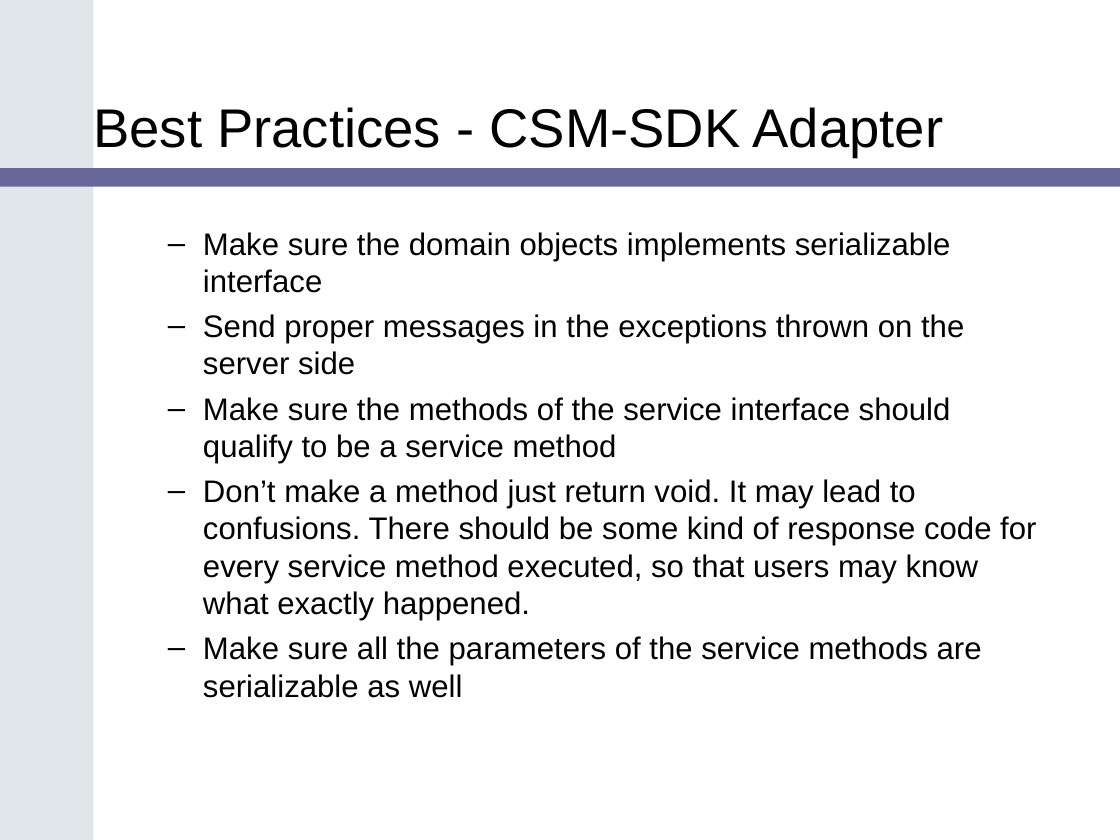
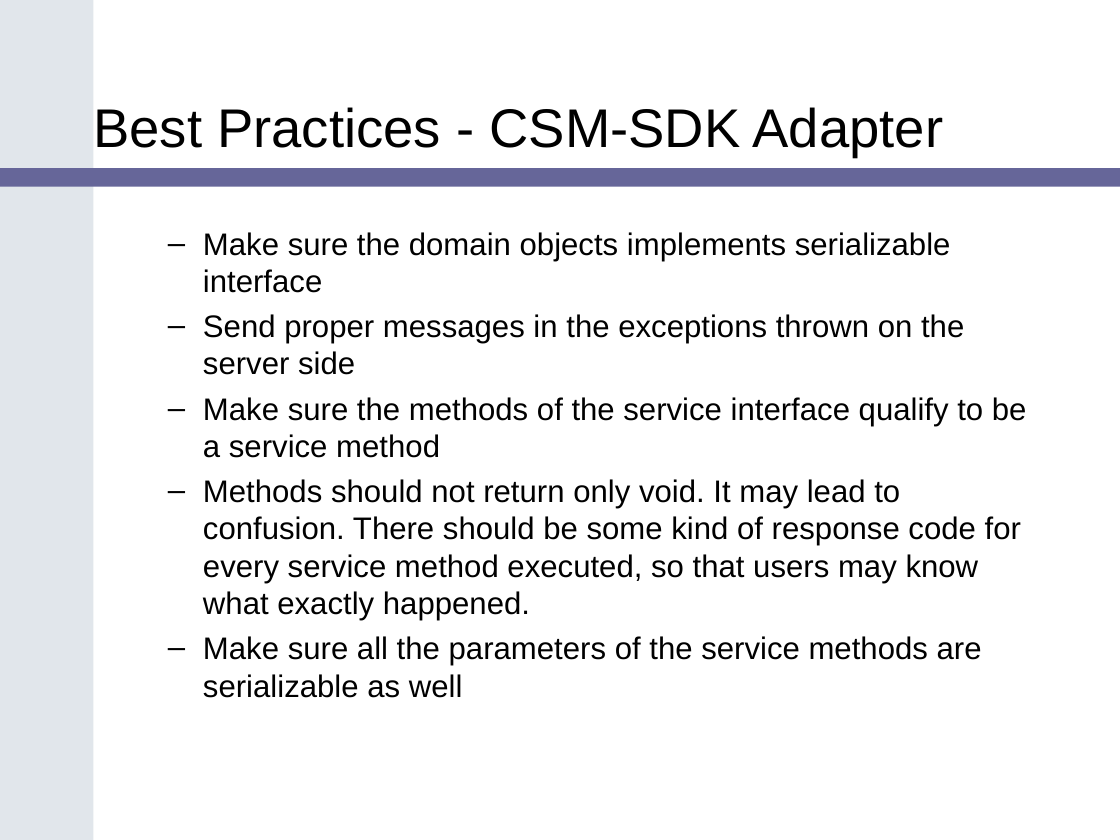
Before and after one commit to CBIIT/common-security-module-docs, a slide deck: slide 14 of Presentations/SDK_Bootcamp_CSM_v1.ppt. Drawn at 1120x840 pixels with LibreOffice and Linux fonts; fonts in the diff are those of the drawing; background and template pictures are left out. Boxes give left, top, right and bottom in pixels: in the first picture for what was removed or moved away, otherwise in the second. Text is boxed around its words. In the diff, an @@ line names an element or a change of style, - is before the commit and + after.

Commit message:
real minor quick grammar changes
SVN-Revision: 1397

```diff
--- a/Presentations/SDK_Bootcamp_CSM_v1.ppt
+++ b/Presentations/SDK_Bootcamp_CSM_v1.ppt
@@ text at [203, 397, 1027, 620]: text changed @@
-  – Make sure the methods of the service interface should qualify to be a service method
-  – Don’t make a method just return void. It may lead to confusions. There should be some kind of response code for every service method executed, so that users may know what exactly happened.
+  – Make sure the methods of the service interface qualify to be a service method
+  – Methods should not return only void. It may lead to confusion. There should be some kind of response code for every service method executed, so that users may know what exactly happened.
```
Also in this commit, not shown: 1 other slide changed.
